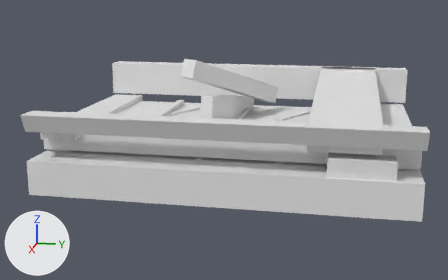
The glTF model assets/source/infrastructure/directorate/conveyors/models/io_in/critical_lod1.glb, before and after one commit.
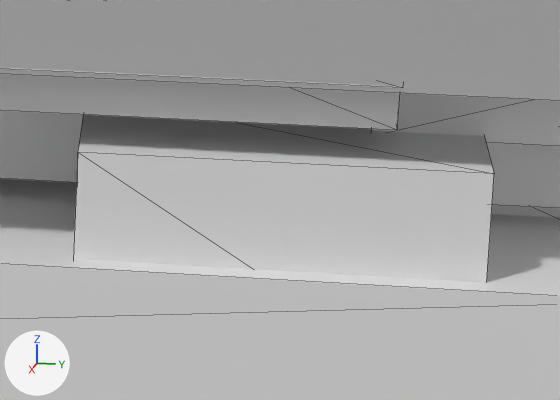
Old and new are each drawn whole from a camera (50 mm lens) standing at (0.3966, 0.0696, 0.4074) and looking at (0.0074, -0.0082, 0.3101) and again close up on the part from 70% to 91% of the width and 48% to 72% of the height. The axes (+X, +Y, +Z) are drawn at lower left. The lights are the same throughout. The older version's two pictures come first. The close-ups show mesh edges as thin lines. Vertices at exactly the same position are counted once.

The first close-up shows 'critical_lod1'.
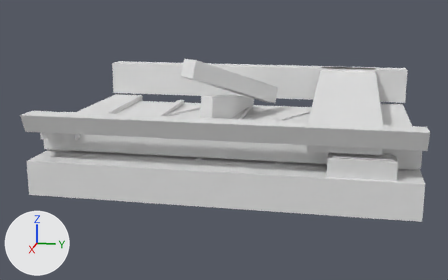
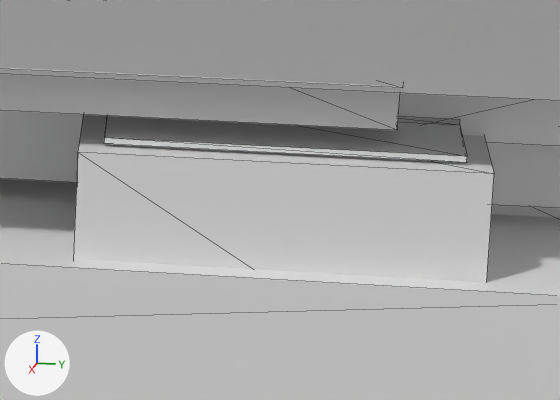
Location of each change, (x1, y1, x2, y2) in pixels of the close-ups (560 x 400 px):
part 1 of me_critical_lod1, added: after (104, 116, 467, 163)
part 2 of me_critical_lod1, added (mostly hidden): after (398, 117, 460, 125)

Patch to the scene script:
```diff
--- a/assets/source/infrastructure/directorate/conveyors/models/io_in/critical_lod1.glb.py
+++ b/assets/source/infrastructure/directorate/conveyors/models/io_in/critical_lod1.glb.py
@@ me_critical_lod1 @@
 # used by ob_critical_lod1; location = (0.0, 0.0, 0.0)
-me_critical_lod1.from_pydata(...)  # 236 vertices, 380 faces; spans x -0.078..0.081, y -0.111..0.111, z 0.289..0.365
+me_critical_lod1.from_pydata(...)  # 252 vertices, 404 faces; spans x -0.078..0.081, y -0.111..0.111, z 0.289..0.365
+# me_critical_lod1 part 1: a new loose piece, a box spanning x 0.05556..0.07278, y 0.06333..0.095, z 0.31972..0.32028
+# me_critical_lod1 part 2: a new loose piece, a box spanning x 0.05556..0.06222, y 0.08667..0.095, z 0.32033..0.32089
```
